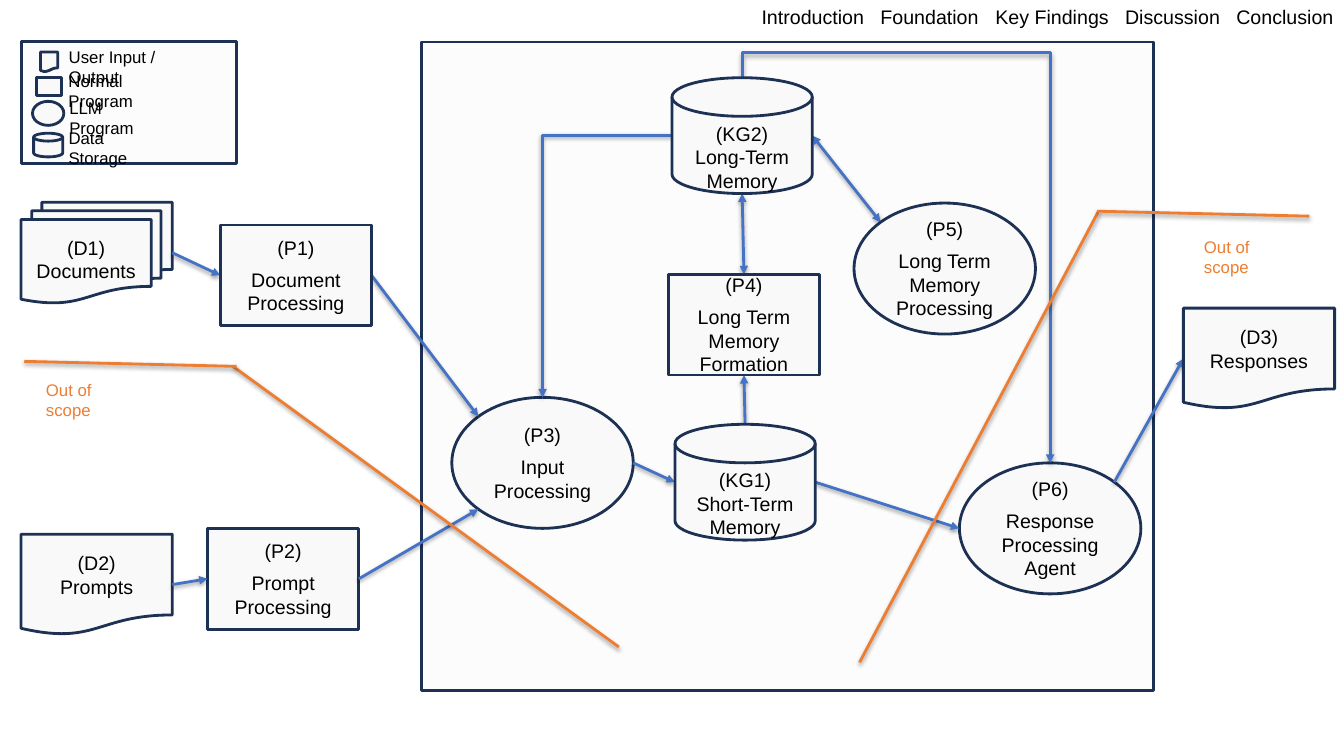
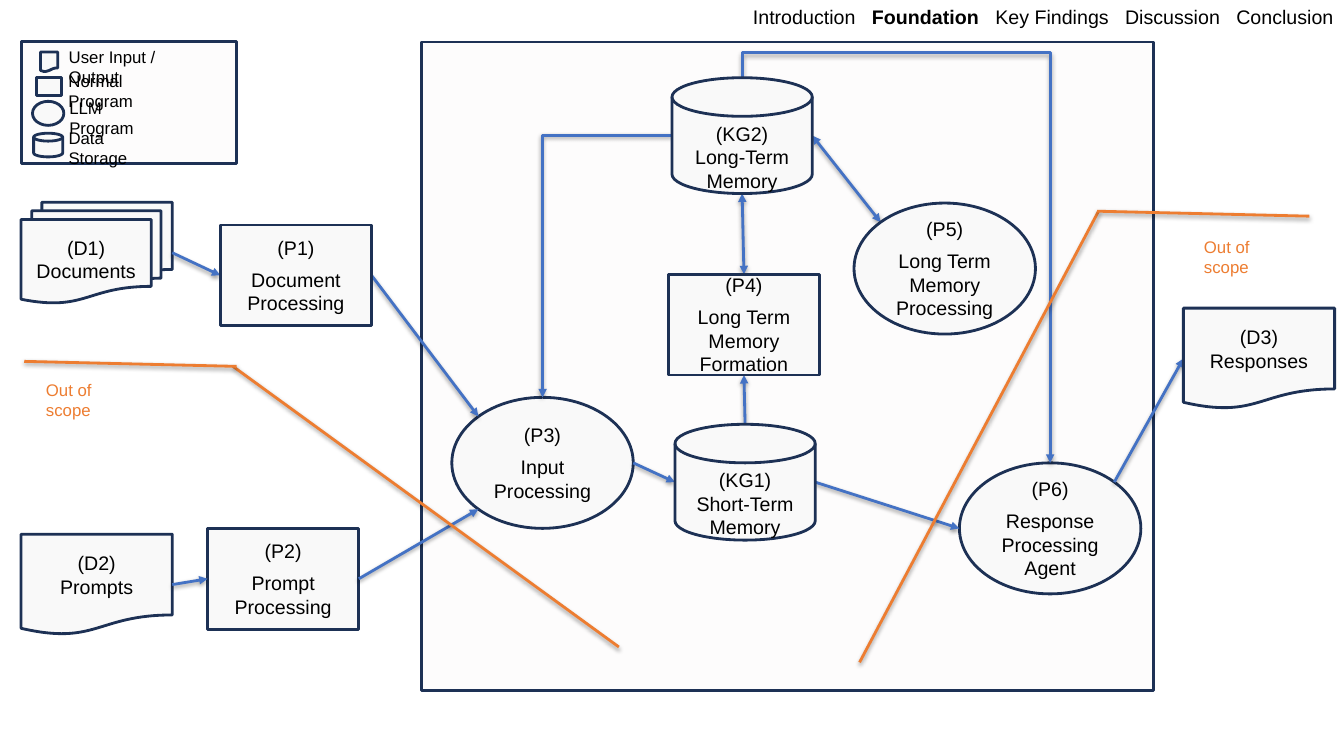
Before and after one commit to OwlSaver/GWU, a slide deck: slide 26 of Praxis/Defense/Wacey Praxis Defense.pptx (slide 10 before the commit). Drawn at 1344x756 pixels with LibreOffice and Linux fonts; fonts in the diff are those of the drawing; background and template pictures are left out. Boxes give left, top, right and bottom in pixels: in the first picture for what was removed or moved away, otherwise in the second. Text is boxed around its words. In the diff, an @@ line names an element or a change of style, - is before the commit and + after.

```diff
--- a/Praxis/Defense/Wacey Praxis Defense.pptx
+++ b/Praxis/Defense/Wacey Praxis Defense.pptx
@@ text "Introduction Foundation Key Findings Discussion ..." at [753,9,1333,28]: bold on in "Foundation" @@
```
Also in this commit, not shown: 7 other slides changed, 19 slides added, 4 slides removed, 1 other file.
